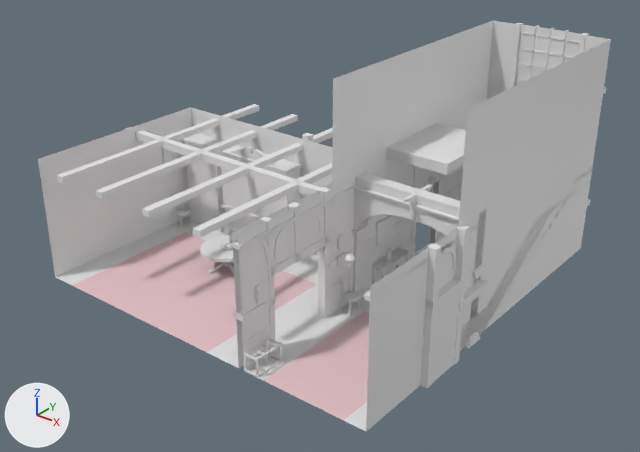
Before and after pictures for a commit that changed the FBX model Blockout4.fbx.
Both versions are drawn from a 50 mm lens placed at (19.9, -25.1, 19.8), pointed at (-2.5, 2.9, 2.4). Lighting does not change. The marker at lower left points along +X, +Y and +Z. Where no turn or scale is listed for an object, it has been applied to the vertices.
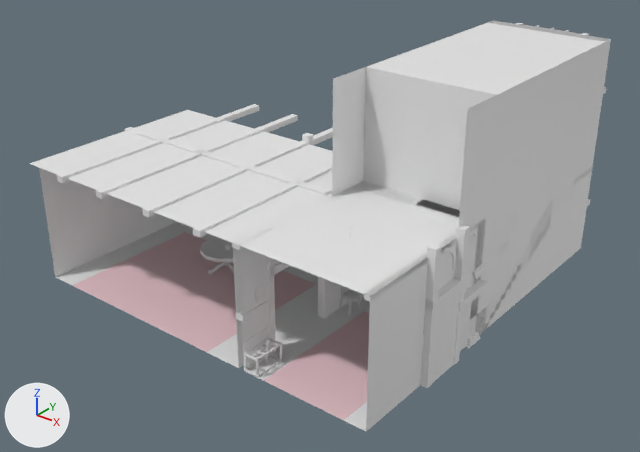
Boxes [x1, y1, x2, y2] around the edits, measured in the pictures (640 x 452 px; the box of a moved part takes in the faces that stretch with it):
'Plane', reshaped
    before: [38, 20, 611, 431]
    after: [39, 20, 611, 431]
'Ceiling', added
    after: [29, 23, 604, 296]
'Cube.013', deleted
    before: [254, 284, 261, 305]
'Cylinder.056', added
    after: [254, 287, 261, 302]
part 1 of me_plane_001, moved or reshaped (not visible afterwards)
    before: [386, 123, 466, 175]
part 2 of me_plane, moved or reshaped
    before: [38, 21, 608, 341]
    after: [39, 21, 608, 341]
part 3 of me_cube_007, moved or reshaped
    before: [353, 172, 487, 336]
    after: [353, 182, 485, 332]
'Cube.007', unchanged, covered by the edit
    before: [219, 145, 302, 235]
'Plane.011', unchanged, covered by the edit
    before: [515, 24, 580, 86]
    after: [521, 24, 580, 37]
'Cube.012', unchanged, covered by the edit
    before: [183, 133, 225, 232]
'Cube.016', unchanged, covered by the edit
    before: [318, 187, 331, 318]
    after: [318, 198, 331, 318]

Patch to the scene script:
```diff
--- a/Blockout4.fbx.py
+++ b/Blockout4.fbx.py
@@ me_plane @@
 me_plane.from_pydata(...)  # 157 vertices, 129 faces; spans x -11.8..6.0, y -5.0..13.0, z 0.0..10.2
 # used by ob_plane; location = (0.0, 0.0, 0.0)
+# me_plane part 2: all 28 vertices in x -11.8..5.8, y -5.0..12.8, z 5.8..6.2 are moved by (0.0, 0.0, -0.4)
@@ me_plane_001 @@
 me_plane_001.from_pydata(...)  # 24 vertices, 22 faces; spans x -1.0..4.76, y -7.03..1.57, z 0.0..2.34
 # used by ob_plane_001; location = (1.0, 11.19, 4.05)
+# me_plane_001 part 1: all 12 vertices in x -1.0..2.01, y -7.03..-3.03, z 1.87..2.34 are moved by (0.0, 0.0, -0.52)
@@ me_cube_007 @@
 me_cube_007.from_pydata(...)  # 76 vertices, 74 faces; spans x -2.66..3.1, y -0.29..0.29, z -1.0..4.78
 # used by ob_cube_004; location = (2.66, 2.23, 1.0)
+# me_cube_007 part 3: all 38 vertices in x -2.66..3.1, y -0.29..0.29, z 4.78 are moved by (0.0, 0.0, -0.39)
@@ me_plane_005 @@
+me_plane_005.from_pydata([(5.8, -1.8, -0.4), (-12.5, -1.8, -0.4), (5.8, 5.7, 4.5), (-12.5, 7.7, -0.4), (0.0, -1.8, -0.4), (0.0, 7.7, -0.4), (5.8, 5.7, -0.4), (-12.5, 5.7, -0.4), (0.0, 5.7, -0.4), (0.0, 5.7, 4.5), (5.8, 15.4, 4.5), (0.0, 15.4, 4.5)], [], [(8, 7, 3, 5), (6, 8, 9, 2), (0, 4, 8, 6), (4, 1, 7, 8), (2, 9, 11, 10)])
@@ me_cylinder_011_1 @@
+me_cylinder_011_1.from_pydata(...)  # 474 vertices, 496 faces; spans x -0.015..0.072, y -0.151..0.151, z -0.306..0.306
@@ ob_cube_013 @@
-ob_cube_013 = bpy.data.objects.new('Cube.013', me_cube_016)
-ob_cube_013.location = (1.0, -4.12, 3.1)
@@ ob_ceiling @@
+ob_ceiling = bpy.data.objects.new('Ceiling', me_plane_005)
+ob_ceiling.location = (0.0, -3.18, 5.78)
@@ ob_cylinder_056 @@
+ob_cylinder_056 = bpy.data.objects.new('Cylinder.056', me_cylinder_011_1)
+ob_cylinder_056.location = (0.02, -4.12, 2.98)
```
